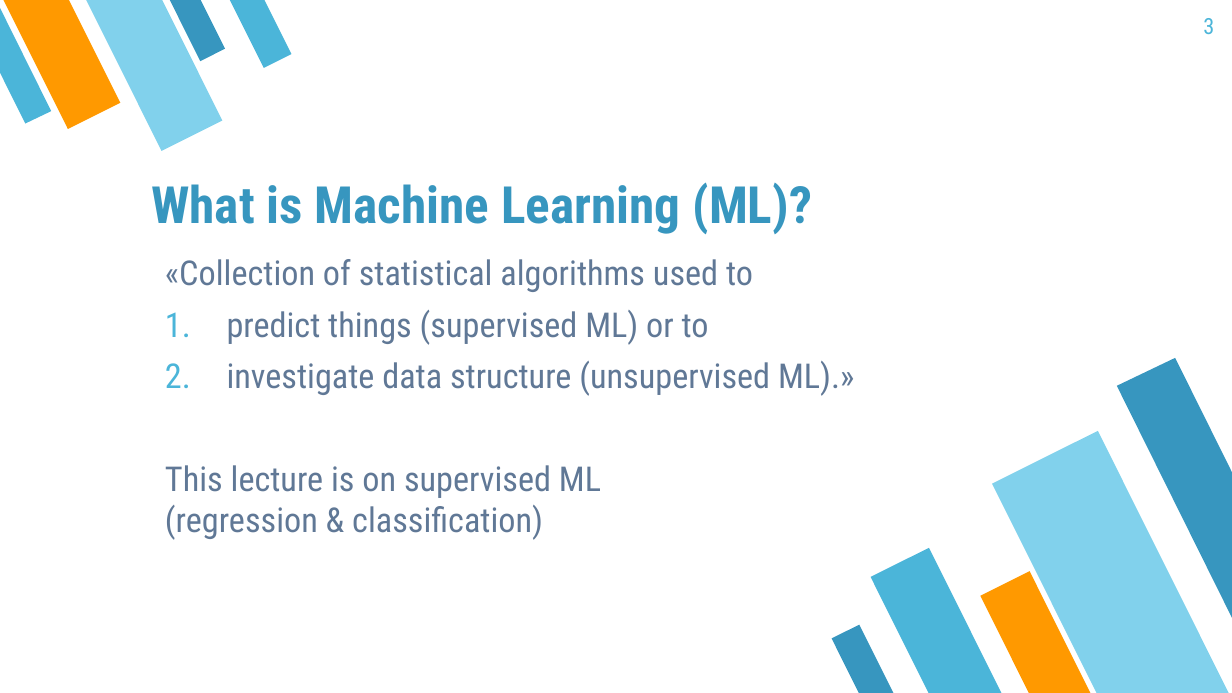
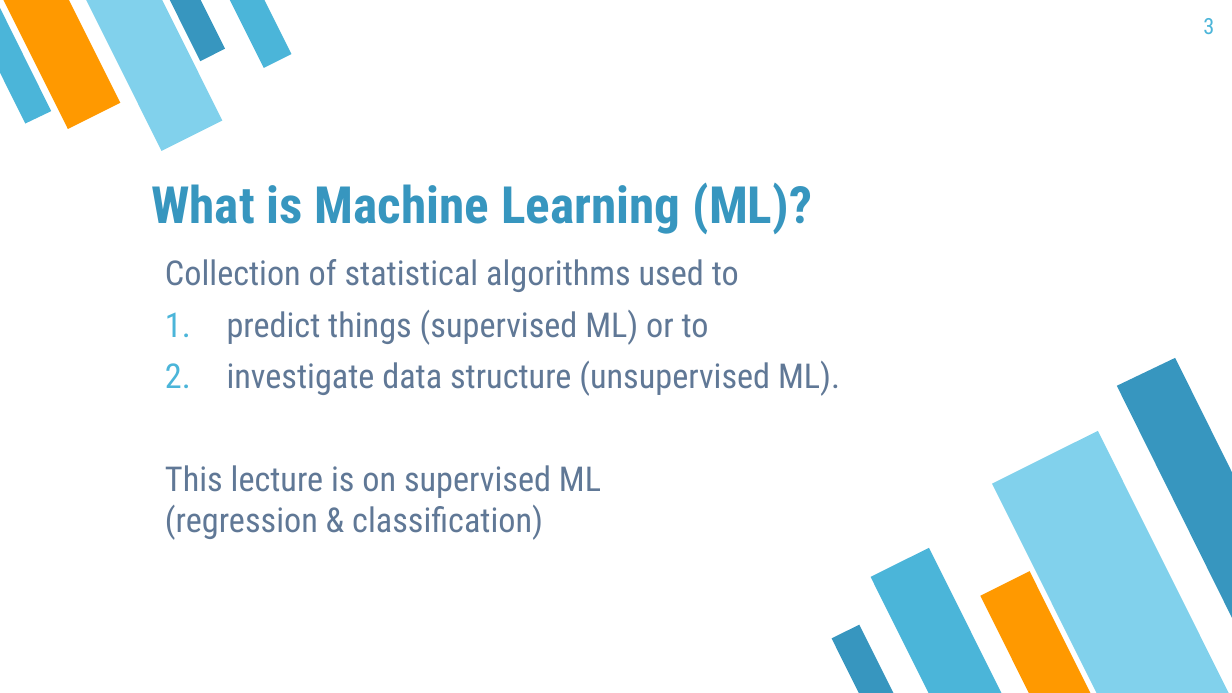
Before and after one commit to mayer79/ml_lecture, a slide deck: slide 3 of slides/DRAFT.pptx. Drawn at 1232x693 pixels with LibreOffice and Linux fonts; fonts in the diff are those of the drawing. Boxes give left, top, right and bottom in pixels: in the first picture for what was removed or moved away, otherwise in the second. Text is boxed around its words. In the diff, an @@ line names an element or a change of style, - is before the commit and + after.

```diff
--- a/slides/DRAFT.pptx
+++ b/slides/DRAFT.pptx
@@ text at (x1=165, y1=259, x2=739, y2=292): text changed @@
-«Collection of statistical algorithms used to
+Collection of statistical algorithms used to
@@ text at (x1=227, y1=361, x2=840, y2=396): text changed @@
-2. investigate data structure (unsupervised ML).»
+2. investigate data structure (unsupervised ML).
```
Also in this commit, not shown: 24 other slides changed, 4 slides added, 2 other files.
